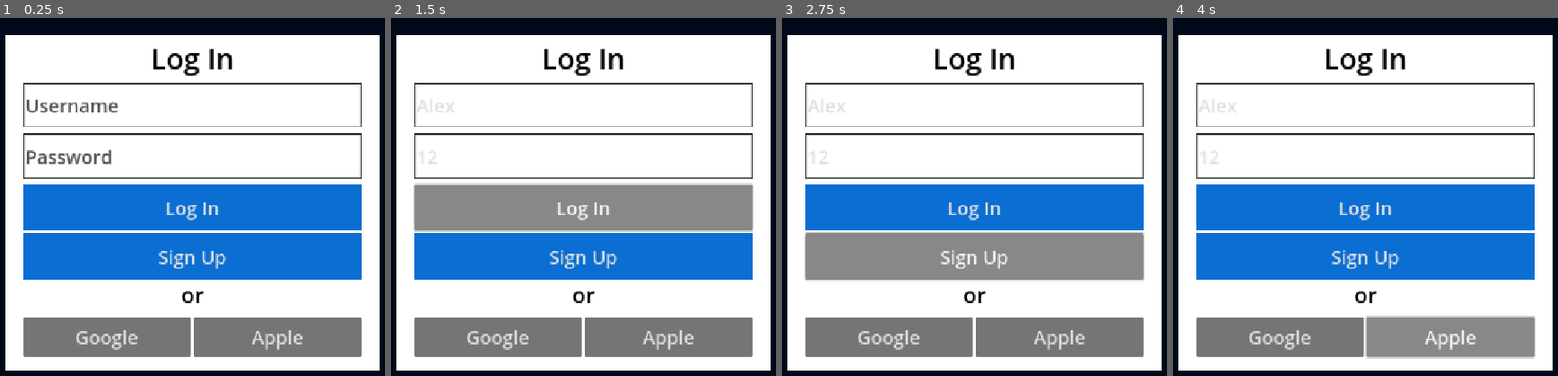
Above: before the commit, frames 1-4 (left to right).
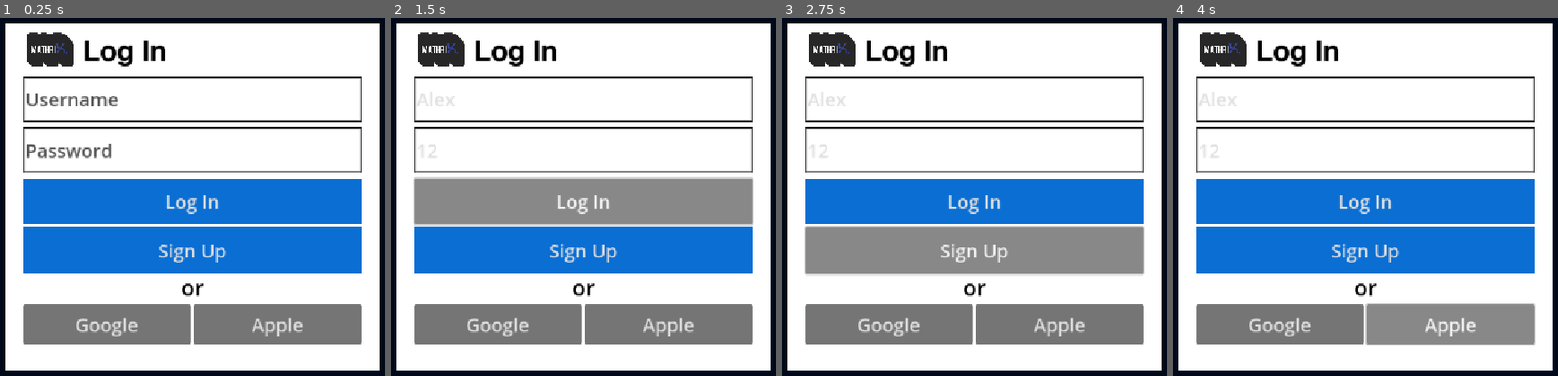
Above: after the commit, the same moments.

Repository: johquendo/math-game
Game: Godot game, scene res://Scenes/log_in_case.tscn
Same seed, same stepped clock (60 frames per second), same inputs: the game is played once before the commit and once after it.
Inputs (mouse positions are in pixels of both pictures, inside the frame that each line leads up to):
- Up to frame 1 (0.25 s): no input
- Up to frame 2 (1.5 s): click (583, 103) at 0.52 s; type "Alex" at 0.6 s; click (583, 157) at 0.75 s; type "12" at 0.83 s; click "Log In" at 1.25 s
- Up to frame 3 (2.75 s): click "Sign Up" at 2 s
- Up to frame 4 (4 s): click "Google" at 2.75 s; click "Apple" at 3.5 s

The runs differ from the first frame. In frame 1, 24% of the frame differs, in the area x 1-99%, y 1-95%; in frame 2, 24%; in frame 3, 24%; in frame 4, 23%.

Commit message:
added logo img, more adjustments to account pages and title screen

Diff:
--- a/Scenes/log_in_case.tscn
+++ b/Scenes/log_in_case.tscn
@@ -1,4 +1,7 @@
-[gd_scene load_steps=7 format=3 uid="uid://bxc42qaprmkae"]
+[gd_scene load_steps=9 format=3 uid="uid://bxc42qaprmkae"]
+
+[ext_resource type="FontFile" uid="uid://docxxo2smmwtj" path="res://Fonts/Helvetica-Bold.ttf" id="1_6lr8g"]
+[ext_resource type="Texture2D" uid="uid://cirigx8w17xfk" path="res://Images/game_logo.png" id="2_8nqcu"]
 
 [sub_resource type="StyleBoxFlat" id="StyleBoxFlat_16quy"]
 bg_color = Color(0, 0.0352941, 0.0980392, 1)
@@ -57,7 +60,7 @@
 anchor_right = 0.5
 anchor_bottom = 0.5
 offset_left = -301.0
-offset_top = -263.0
+offset_top = -283.0
 offset_right = 301.0
 offset_bottom = 272.0
 grow_horizontal = 2
@@ -149,13 +152,14 @@
 anchors_preset = 5
 anchor_left = 0.5
 anchor_right = 0.5
-offset_left = -67.0
-offset_top = 3.0
-offset_right = 67.0
-offset_bottom = 72.0
+offset_left = -176.0
+offset_top = 25.0
+offset_right = -39.0
+offset_bottom = 74.0
 grow_horizontal = 2
 theme_override_colors/default_color = Color(0, 0, 0, 1)
-theme_override_font_sizes/normal_font_size = 46
+theme_override_fonts/normal_font = ExtResource("1_6lr8g")
+theme_override_font_sizes/normal_font_size = 45
 text = "Log In"
 
 [node name="orText" type="RichTextLabel" parent="MainBackground/LogInContainer"]
@@ -166,11 +170,21 @@
 anchor_right = 0.5
 anchor_bottom = 1.0
 offset_left = -18.5
-offset_top = -145.0
+offset_top = -157.0
 offset_right = 18.5
-offset_bottom = -89.0
+offset_bottom = -101.0
 grow_horizontal = 2
 grow_vertical = 0
 theme_override_colors/default_color = Color(0, 0, 0, 1)
 theme_override_font_sizes/normal_font_size = 35
 text = "or"
+
+[node name="GameLogo" type="TextureRect" parent="MainBackground"]
+modulate = Color(1, 1, 1, 0.960784)
+layout_mode = 0
+offset_left = 265.0
+offset_top = 5.0
+offset_right = 431.0
+offset_bottom = 171.0
+texture = ExtResource("2_8nqcu")
+expand_mode = 1
--- a/Scenes/sign_up_page.tscn
+++ b/Scenes/sign_up_page.tscn
@@ -1,6 +1,7 @@
-[gd_scene load_steps=7 format=3 uid="uid://dc6y1x6wm3flf"]
+[gd_scene load_steps=8 format=3 uid="uid://dc6y1x6wm3flf"]
 
 [ext_resource type="FontFile" uid="uid://docxxo2smmwtj" path="res://Fonts/Helvetica-Bold.ttf" id="1_7ltar"]
+[ext_resource type="Texture2D" uid="uid://cirigx8w17xfk" path="res://Images/game_logo.png" id="2_h1pxh"]
 
 [sub_resource type="StyleBoxFlat" id="StyleBoxFlat_skapt"]
 bg_color = Color(0, 0.0352941, 0.0980392, 1)
@@ -123,10 +124,10 @@
 anchors_preset = 5
 anchor_left = 0.5
 anchor_right = 0.5
-offset_left = -87.0
-offset_top = 14.0
-offset_right = 87.0
-offset_bottom = 64.0
+offset_left = -173.0
+offset_top = 21.0
+offset_right = 1.0
+offset_bottom = 71.0
 grow_horizontal = 2
 theme_override_colors/default_color = Color(0, 0, 0, 1)
 theme_override_fonts/normal_font = ExtResource("1_7ltar")
@@ -169,3 +170,12 @@
 theme_override_colors/default_color = Color(0, 0, 0, 1)
 theme_override_font_sizes/normal_font_size = 35
 text = "or"
+
+[node name="GameLogo" type="TextureRect" parent="MainBackground/LogInContainer"]
+modulate = Color(1, 1, 1, 0.960784)
+offset_left = -8.0
+offset_top = -40.0
+offset_right = 158.0
+offset_bottom = 126.0
+texture = ExtResource("2_h1pxh")
+expand_mode = 1
--- a/Scenes/title_screen_page.tscn
+++ b/Scenes/title_screen_page.tscn
@@ -1,12 +1,20 @@
-[gd_scene load_steps=4 format=3 uid="uid://od6v4lqk7otq"]
+[gd_scene load_steps=6 format=3 uid="uid://od6v4lqk7otq"]
 
-[ext_resource type="Script" uid="uid://c4aaloj1608ou" path="res://Godot script/Scenes Script/title_screen_page.gd" id="1_8trqs"]
+[ext_resource type="Script" uid="uid://c4aaloj1608ou" path="res://Godot script/Scenes Script/title_screen_page.gd" id="1_qjalg"]
+[ext_resource type="Texture2D" uid="uid://d3qf0oown1w4p" path="res://Images/full_game_logo.png" id="2_rrn07"]
 
 [sub_resource type="StyleBoxFlat" id="StyleBoxFlat_q470r"]
 bg_color = Color(0, 0.0352941, 0.0980392, 1)
 
 [sub_resource type="StyleBoxFlat" id="StyleBoxFlat_bm28l"]
 bg_color = Color(0.6, 0.6, 0.6, 0)
+
+[sub_resource type="StyleBoxFlat" id="StyleBoxFlat_w73sr"]
+bg_color = Color(0.0156863, 0.207843, 0.415686, 0.313726)
+corner_radius_top_left = 40
+corner_radius_top_right = 40
+corner_radius_bottom_right = 40
+corner_radius_bottom_left = 40
 
 [node name="Control" type="Control"]
 layout_mode = 3
@@ -26,20 +34,6 @@
 grow_vertical = 2
 theme_override_styles/panel = SubResource("StyleBoxFlat_q470r")
 
-[node name="GameTitle" type="RichTextLabel" parent="."]
-layout_mode = 1
-anchors_preset = 5
-anchor_left = 0.5
-anchor_right = 0.5
-offset_left = -192.0
-offset_top = 64.0
-offset_right = 192.0
-offset_bottom = 209.0
-grow_horizontal = 2
-theme_override_colors/font_shadow_color = Color(0, 0, 0, 0.784314)
-theme_override_font_sizes/normal_font_size = 100
-text = "Mathrix"
-
 [node name="GameDescription" type="RichTextLabel" parent="."]
 layout_mode = 1
 anchors_preset = 8
@@ -48,14 +42,14 @@
 anchor_right = 0.5
 anchor_bottom = 0.5
 offset_left = -328.0
-offset_top = -94.0
+offset_top = -2.0
 offset_right = 337.0
-offset_bottom = -15.0
+offset_bottom = 77.0
 grow_horizontal = 2
 grow_vertical = 2
 theme_override_colors/font_shadow_color = Color(0, 0, 0, 0.784314)
 theme_override_font_sizes/normal_font_size = 25
-text = "an online problem-solving and collection game where players compete to prove their math mastery.
+text = "an online problem-solving and collection game where players compete to prove their math mastery
 "
 
 [node name="StartButton" type="Button" parent="."]
@@ -66,9 +60,9 @@
 anchor_right = 0.5
 anchor_bottom = 1.0
 offset_left = -133.0
-offset_top = -188.0
+offset_top = -155.0
 offset_right = 134.0
-offset_bottom = -70.0
+offset_bottom = -37.0
 grow_horizontal = 2
 grow_vertical = 0
 theme_override_colors/font_outline_color = Color(0, 0, 0, 1)
@@ -77,4 +71,35 @@
 theme_override_styles/normal = SubResource("StyleBoxFlat_bm28l")
 text = "Press to start"
 
+[node name="LogoBackground" type="Panel" parent="."]
+layout_mode = 1
+anchors_preset = 8
+anchor_left = 0.5
+anchor_top = 0.5
+anchor_right = 0.5
+anchor_bottom = 0.5
+offset_left = -192.0
+offset_top = -301.0
+offset_right = 192.0
+offset_bottom = -23.0
+grow_horizontal = 2
+grow_vertical = 2
+theme_override_styles/panel = SubResource("StyleBoxFlat_w73sr")
+
+[node name="GameLogo" type="TextureRect" parent="."]
+layout_mode = 1
+anchors_preset = 8
+anchor_left = 0.5
+anchor_top = 0.5
+anchor_right = 0.5
+anchor_bottom = 0.5
+offset_left = -361.5
+offset_top = -504.0
+offset_right = 361.5
+offset_bottom = 219.0
+grow_horizontal = 2
+grow_vertical = 2
+texture = ExtResource("2_rrn07")
+expand_mode = 1
+
 [connection signal="pressed" from="StartButton" to="." method="_on_start_button_pressed"]
Binary file added: Images/full_game_logo.png
Not shown, added: Images/full_game_logo.png.import
Binary file added: Images/game_logo.png
Not shown, added: Images/game_logo.png.import
Not shown: 1 places in Scenes/title_screen_page.tscn that only renumber resources
